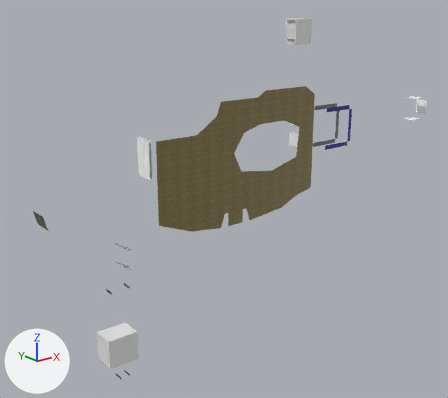
The Blender file data/levels/doom/e1m1/e1m1_blender.blend: old version first, new version second.
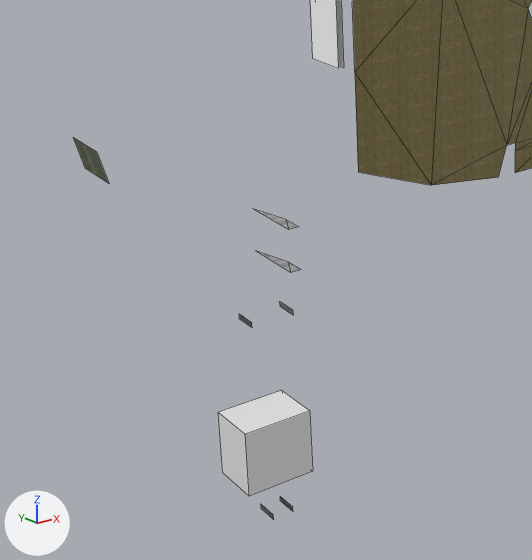
The first picture shows the older version from a 50 mm lens placed at (-4705.0, -3169.0, -2329.0), pointed at (-1960.0, 262.0, -3701.0). The close-ups show both versions on the part from 0% to 53% of the width and 38% to 100% of the height of that picture; other places that the commit changed are outside them. The lights are fixed; the arrows at lower left show +X, +Y and +Z. The close-ups show mesh edges as thin lines.

Objects in the first close-up: 'ObjBaseGeometry', 'ObjBaseGeometry.002', 'ObjElevator49DownBo'.
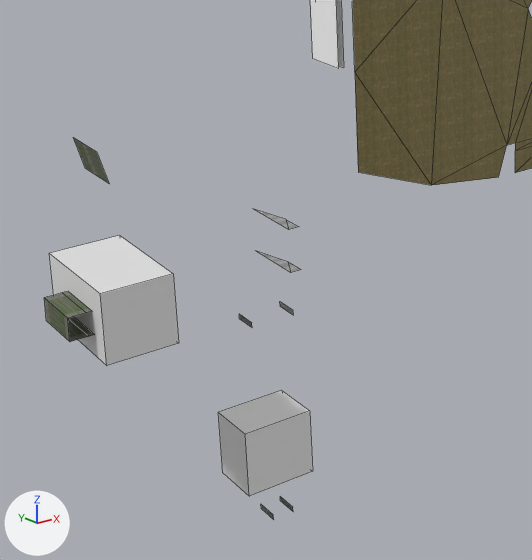
The edits, one by one:
Mesh me_aroundelevator9a9b is new.
It has 12 vertices, 5 faces and spans x -2064.0..-2000.0, y -112.0..40.0, z -448.0..-384.0.
It uses material mat_browngrn_png (picture img_browngrn_png).
Mesh me_elev9a9bpickbox is new.
It is a box spanning x -40.4..40.4, y -40.4..40.4, z -94.3..40.4.
Object 'ObjAroundElev9a9b' (ob_objaroundelev9a9b) is new; it shows me_aroundelevator9a9b.
Its location is (-1520.0, 64.0, -3456.0).
Object 'ObjElev9a9bPickBox' (ob_objelev9a9bpickbox) is new; it shows me_elev9a9bpickbox.
Its location is (-3422.0, -10.0, -3869.0).
Its rotation in degrees is (90, 0, 0).
Its scale is (2.4, 2.4, 2.4).

What differs and where, as boxes (x1, y1, x2, y2) in the close-ups (532 x 560 px):
'ObjElev9a9bPickBox', added
    after: (49, 235, 179, 365)
'ObjAroundElev9a9b', added
    after: (44, 291, 95, 342)
